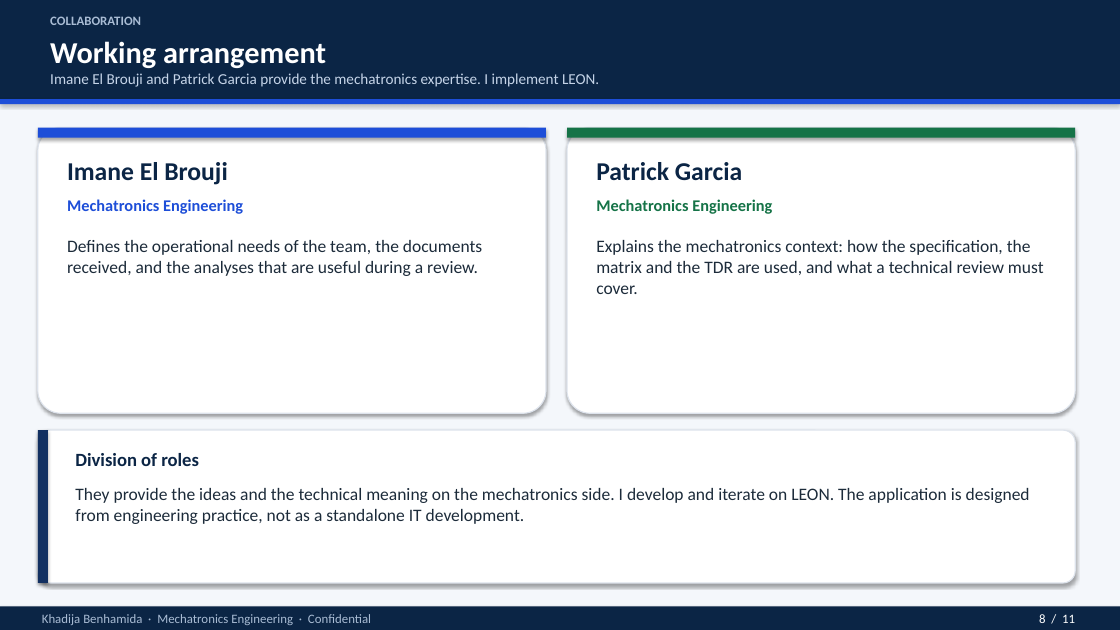
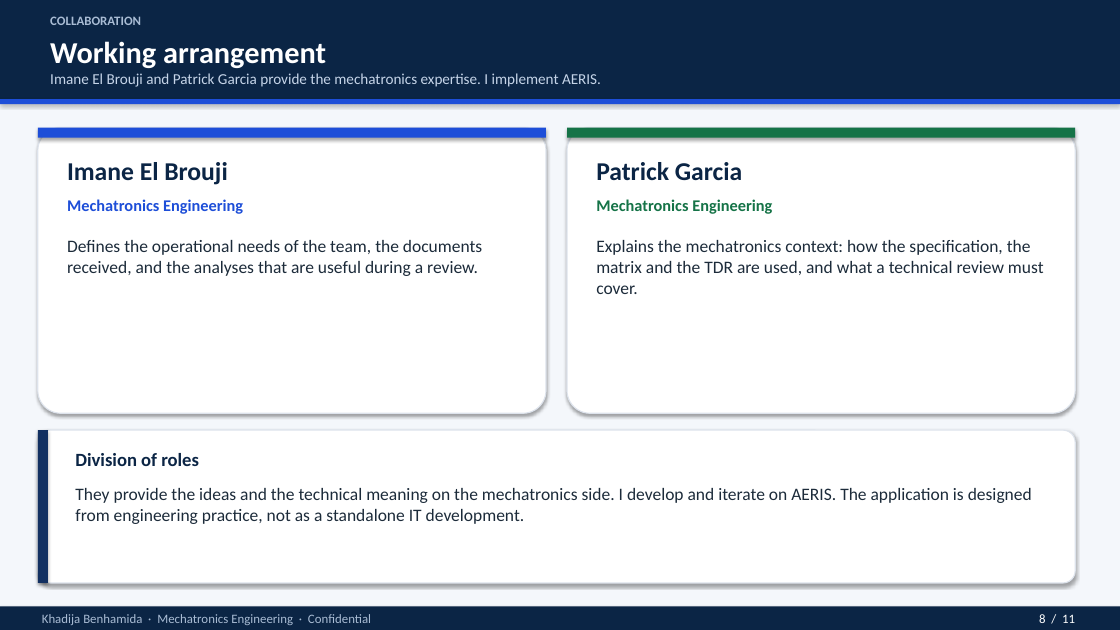
Before and after one commit to Rihabbbbbbbbb/leon_spec, a slide deck: slide 8 of docs/LEON_intro_for_non_specialists.pptx. Drawn at 1120x630 pixels with LibreOffice and Linux fonts; fonts in the diff are those of the drawing. Boxes give left, top, right and bottom in pixels: in the first picture for what was removed or moved away, otherwise in the second. Text is boxed around its words. In the diff, an @@ line names an element or a change of style, - is before the commit and + after.

```diff
--- a/docs/LEON_intro_for_non_specialists.pptx
+++ b/docs/LEON_intro_for_non_specialists.pptx
@@ text at (50,73,601,87): text changed @@
-Imane El Brouji and Patrick Garcia provide the mechatronics expertise. I implement LEON.
+Imane El Brouji and Patrick Garcia provide the mechatronics expertise. I implement AERIS.
@@ text at (75,488,1032,524): text changed @@
-They provide the ideas and the technical meaning on the mechatronics side. I develop and iterate on LEON. The application is designed from engineering practice, not as a standalone IT development.
+They provide the ideas and the technical meaning on the mechatronics side. I develop and iterate on AERIS. The application is designed from engineering practice, not as a standalone IT development.
```
Also in this commit, not shown: 8 other slides changed, 1 other file.
